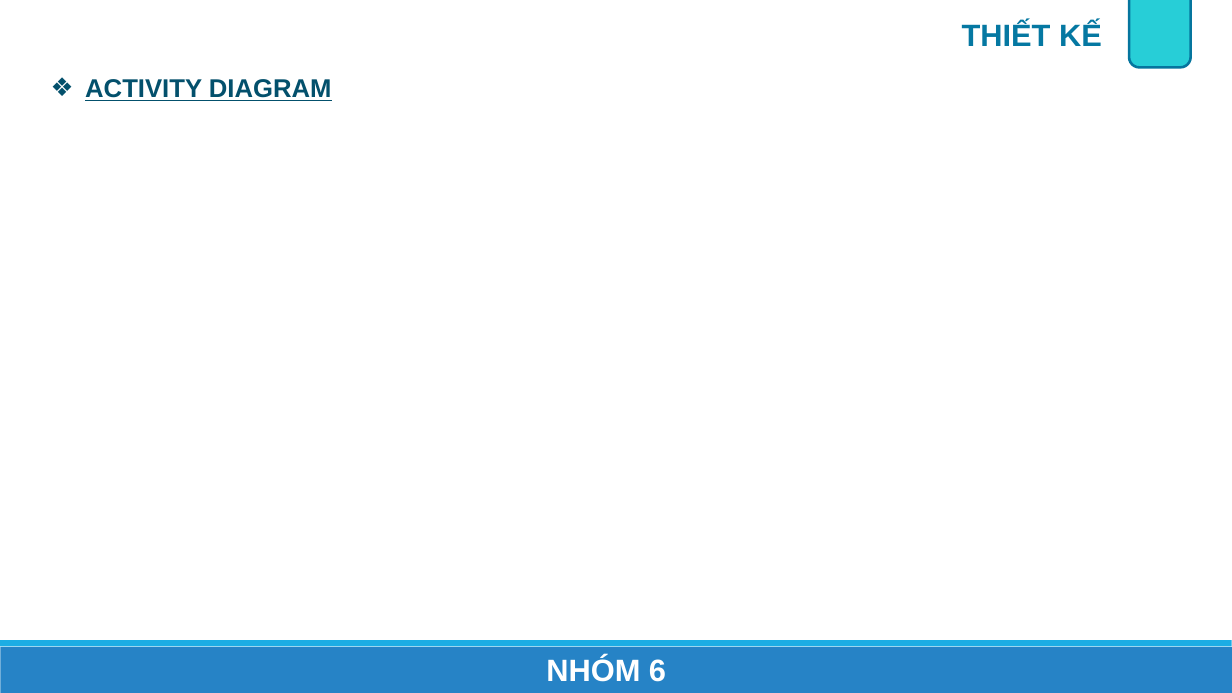
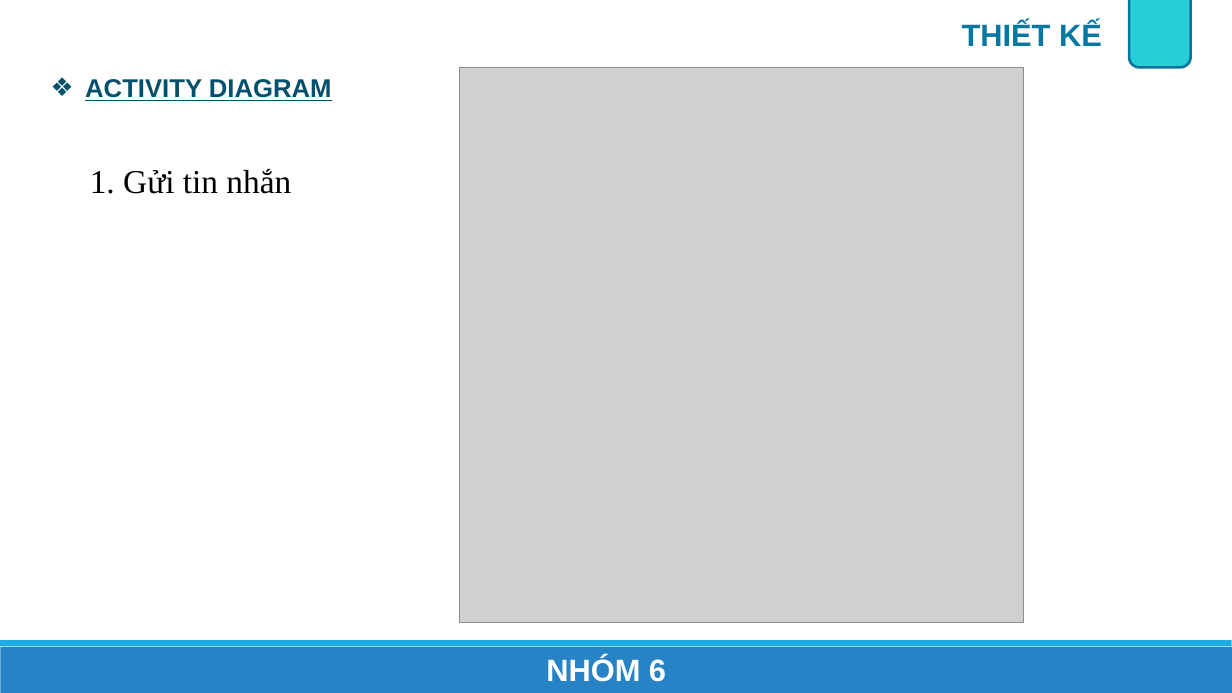
Before and after one commit to onebabyq/ung-dung-quan-li-tin-nhan-congnghemoi, a slide deck: slide 12 of Slide_BaoCao/AppChat_Nhom6.pptx. Drawn at 1232x693 pixels with LibreOffice and Linux fonts; fonts in the diff are those of the drawing; grey boxes stand for pictures. Boxes give left, top, right and bottom in pixels: in the first picture for what was removed or moved away, otherwise in the second. Text is boxed around its words. In the diff, an @@ line names an element or a change of style, - is before the commit and + after.

```diff
--- a/Slide_BaoCao/AppChat_Nhom6.pptx
+++ b/Slide_BaoCao/AppChat_Nhom6.pptx
@@ picture added at [459,67,1023,622] @@
@@ text added at [90,169,291,194], 26 pt, text #000000 @@
+1. Gửi tin nhắn
```
Also in this commit, not shown: 1 other slide changed, 2 slides added.
